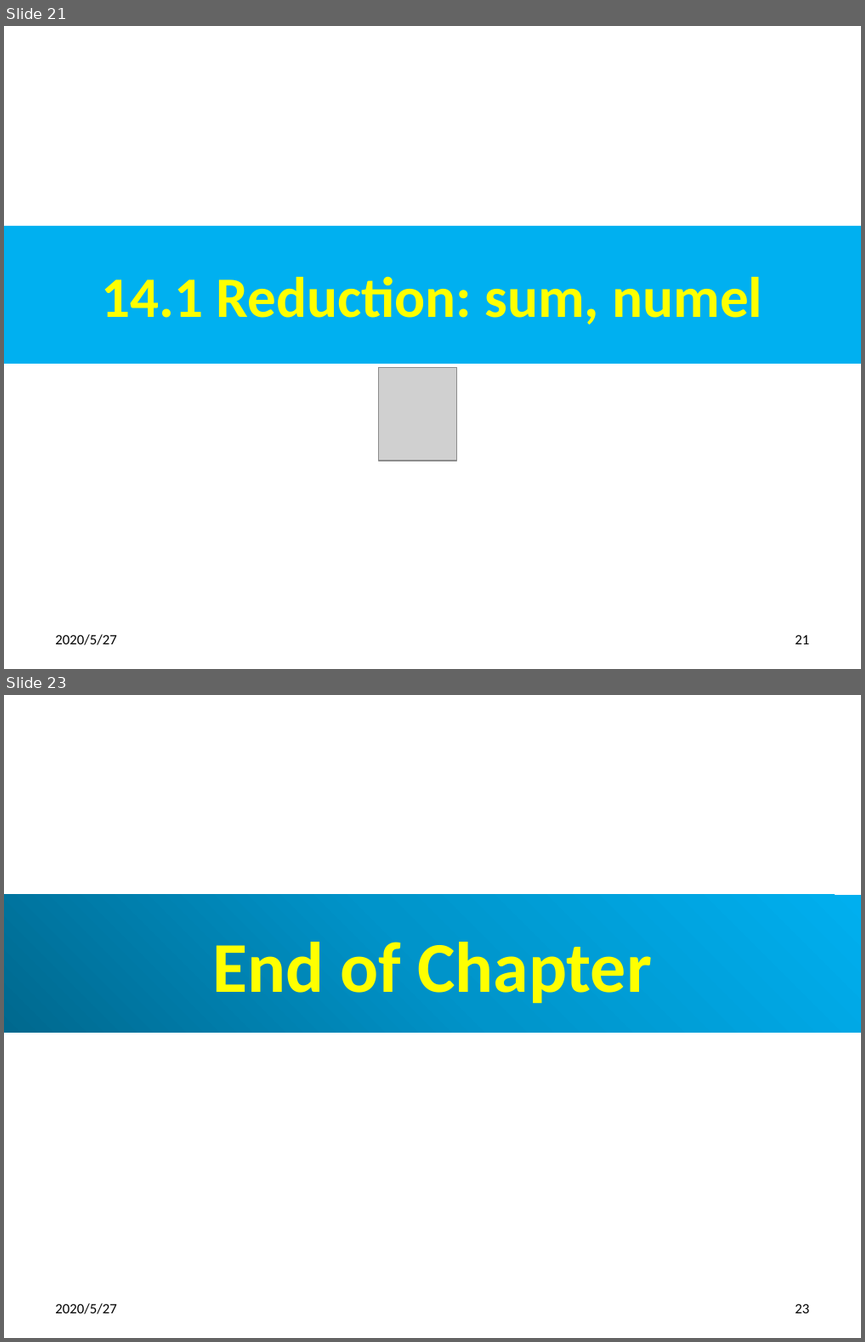
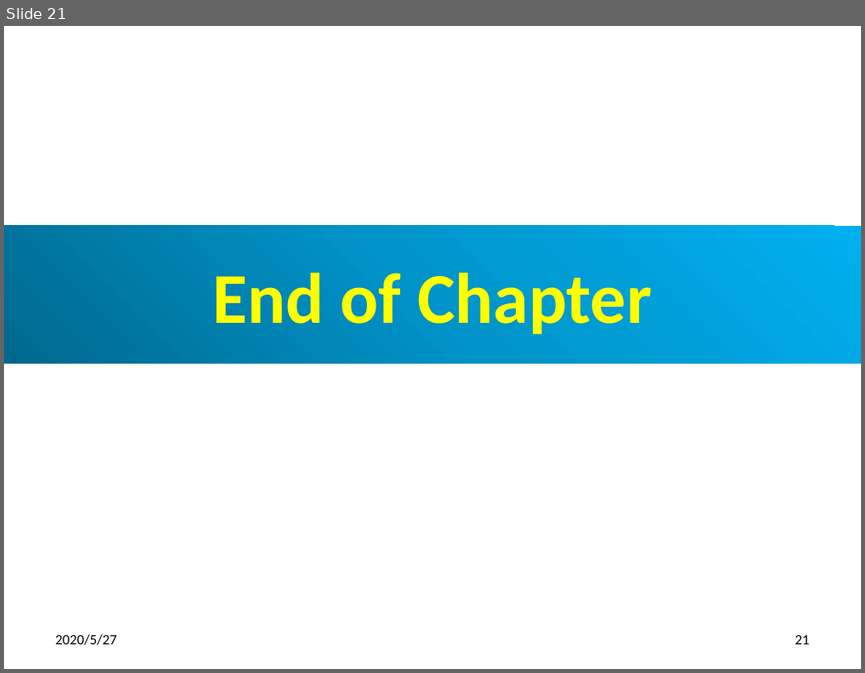
Before and after one commit to peterhchen/900_PyTorch, a slide deck: 14_MnistData.pptx. Shown one above the other, each under a label of ours: slides 21 and 23 before the commit, slide 21 after it; the slides between them are not shown. The pictures are 865x1342 and 865x673 pixels, drawn with LibreOffice and Linux fonts; fonts in the diff are those of the drawing; grey boxes stand for pictures. Boxes give left, top, right and bottom in pixels: in the first picture for what was removed or moved away, otherwise in the second. Text is boxed around its words. In the diff, an @@ line names an element or a change of style, - is before the commit and + after.

```diff
--- a/14_MnistData.pptx
+++ b/14_MnistData.pptx
@@ slide 21 removed at (4,26,861,669), background #FFFFFF @@
@@ title removed at (4,226,861,363) @@
-14.1 Reduction: sum, numel
@@ picture removed at (378,368,456,460) @@
@@ text removed at (55,634,116,645) @@
-2020/5/27
@@ page number removed at (794,635,809,644) @@
-21
@@ what was slide 23 is now slide 21 @@
@@ page number at (794,635,809,644): text changed @@
-23
+21
```
Also in this commit, not shown: 1 other slide removed.
